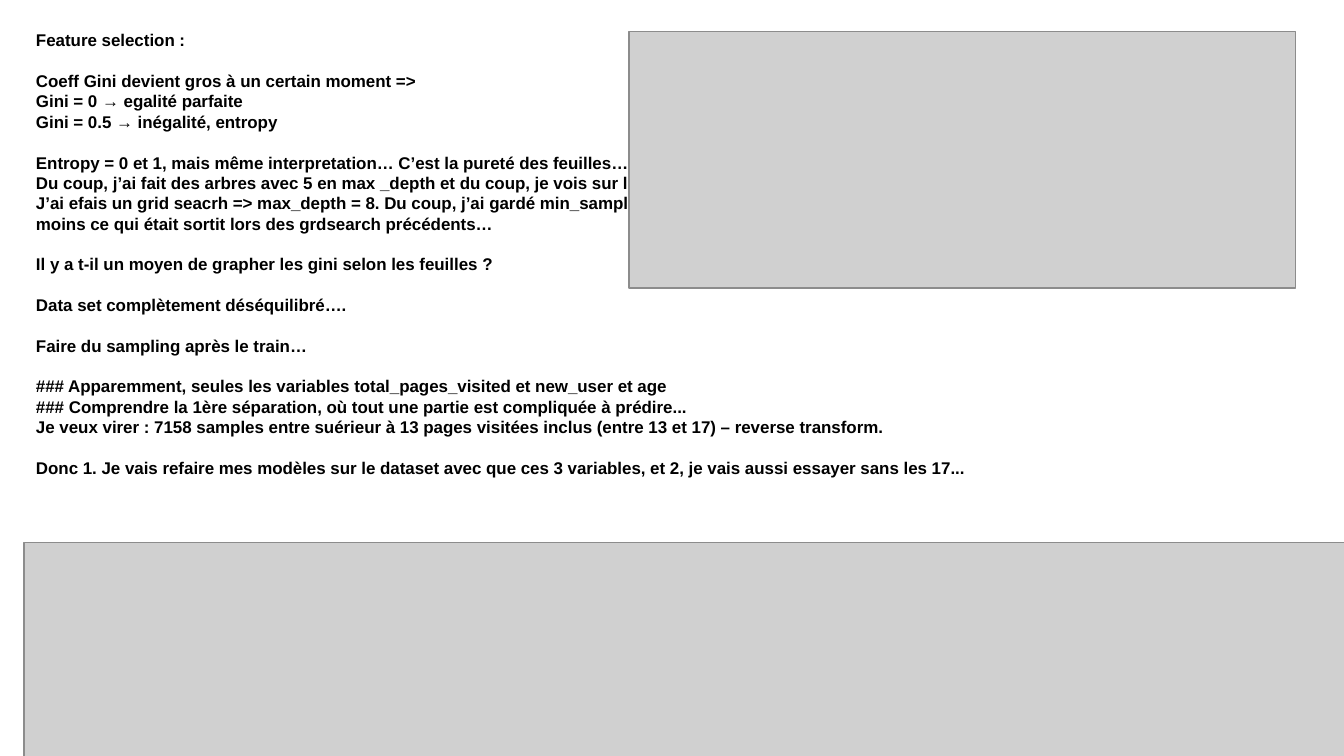
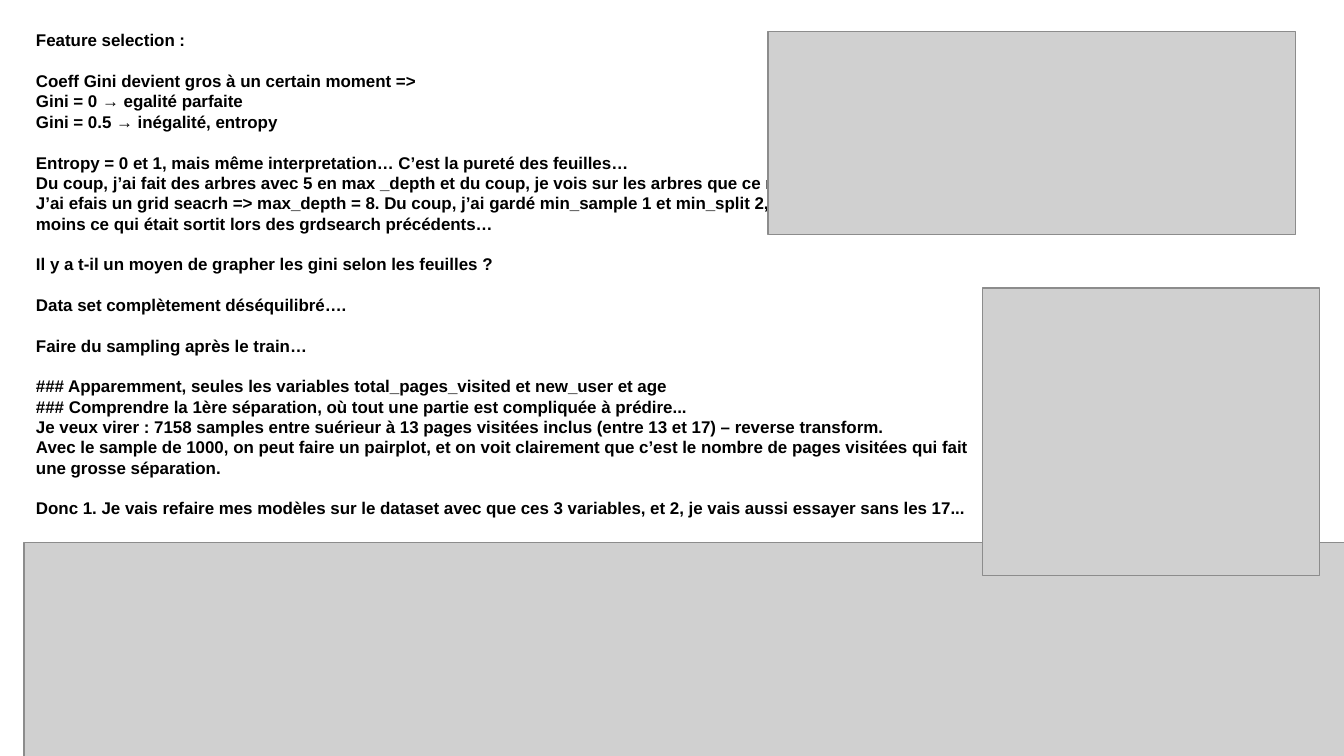
Before and after one commit to kumquat42/202311_jedha_Bloc3_ML_challenge, a slide deck: slide 3 of diapo_bloc3_challenge.odp. Drawn at 1344x756 pixels with LibreOffice and Linux fonts; fonts in the diff are those of the drawing; grey boxes stand for pictures. Boxes give left, top, right and bottom in pixels: in the first picture for what was removed or moved away, otherwise in the second. Text is boxed around its words. In the diff, an @@ line names an element or a change of style, - is before the commit and + after.

```diff
--- a/diapo_bloc3_challenge.odp
+++ b/diapo_bloc3_challenge.odp
@@ picture: place and size @@
-picture at bbox=[629, 32, 1296, 288]
+picture at bbox=[768, 32, 1296, 234]
@@ picture added at bbox=[983, 288, 1321, 576] @@
@@ text at bbox=[36, 440, 967, 478]: paragraph added @@
+Avec le sample de 1000, on peut faire un pairplot, et on voit clairement que c’est le nombre de pages visitées qui fait une grosse séparation.
```
Also in this commit, not shown: 6 other files.
